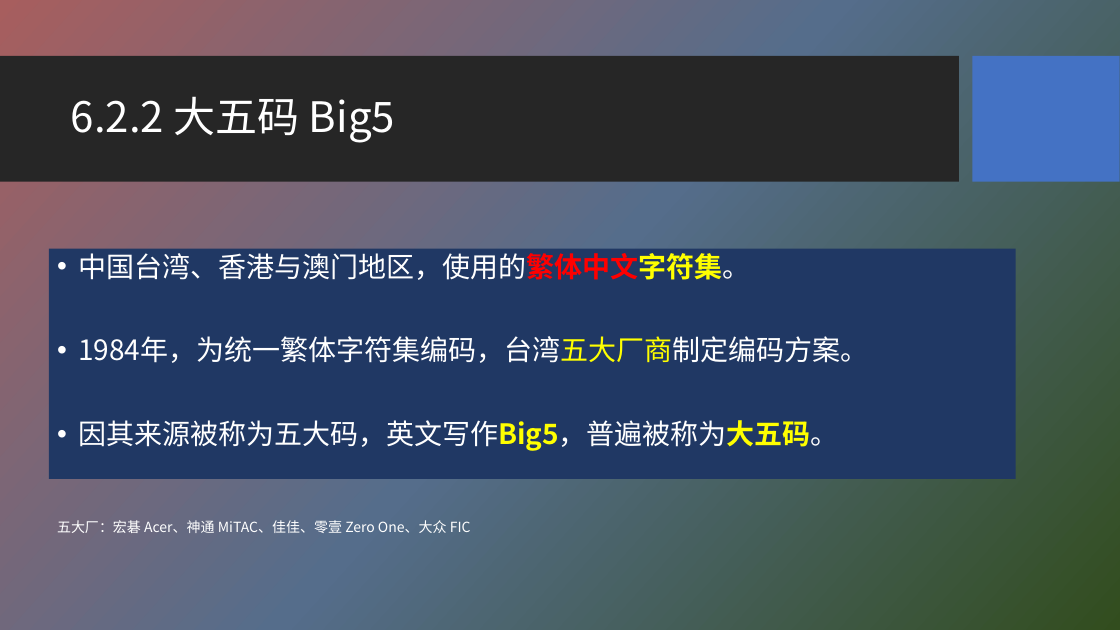
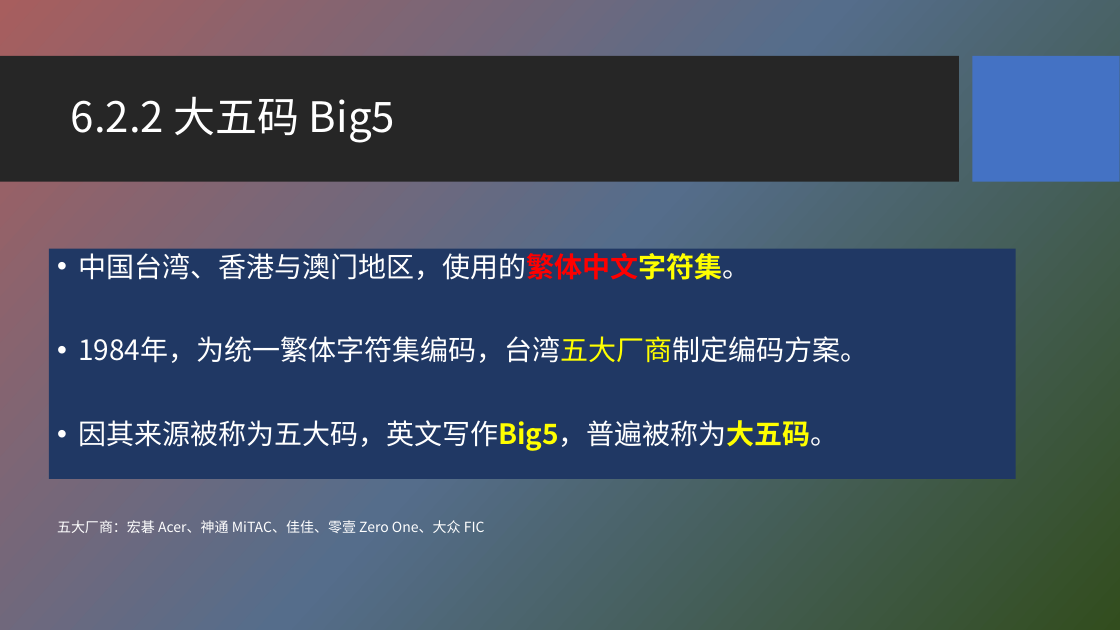
Before and after one commit to HBU/NLP_PPT, a slide deck: slide 11 of PPT-2020/ch06 字符编码与字频统计.pptx. Drawn at 1120x630 pixels with LibreOffice and Linux fonts; fonts in the diff are those of the drawing; background and template pictures are left out. Boxes give left, top, right and bottom in pixels: in the first picture for what was removed or moved away, otherwise in the second. Text is boxed around its words. In the diff, an @@ line names an element or a change of style, - is before the commit and + after.

```diff
--- a/PPT-2020/ch06 字符编码与字频统计.pptx
+++ b/PPT-2020/ch06 字符编码与字频统计.pptx
@@ text at (57,520,485,533): text changed @@
-五大厂：宏碁 Acer、神通 MiTAC、佳佳、零壹 Zero One、大众 FIC
+五大厂商：宏碁 Acer、神通 MiTAC、佳佳、零壹 Zero One、大众 FIC
```
Also in this commit, not shown: 16 other slides changed, 1 other file.
